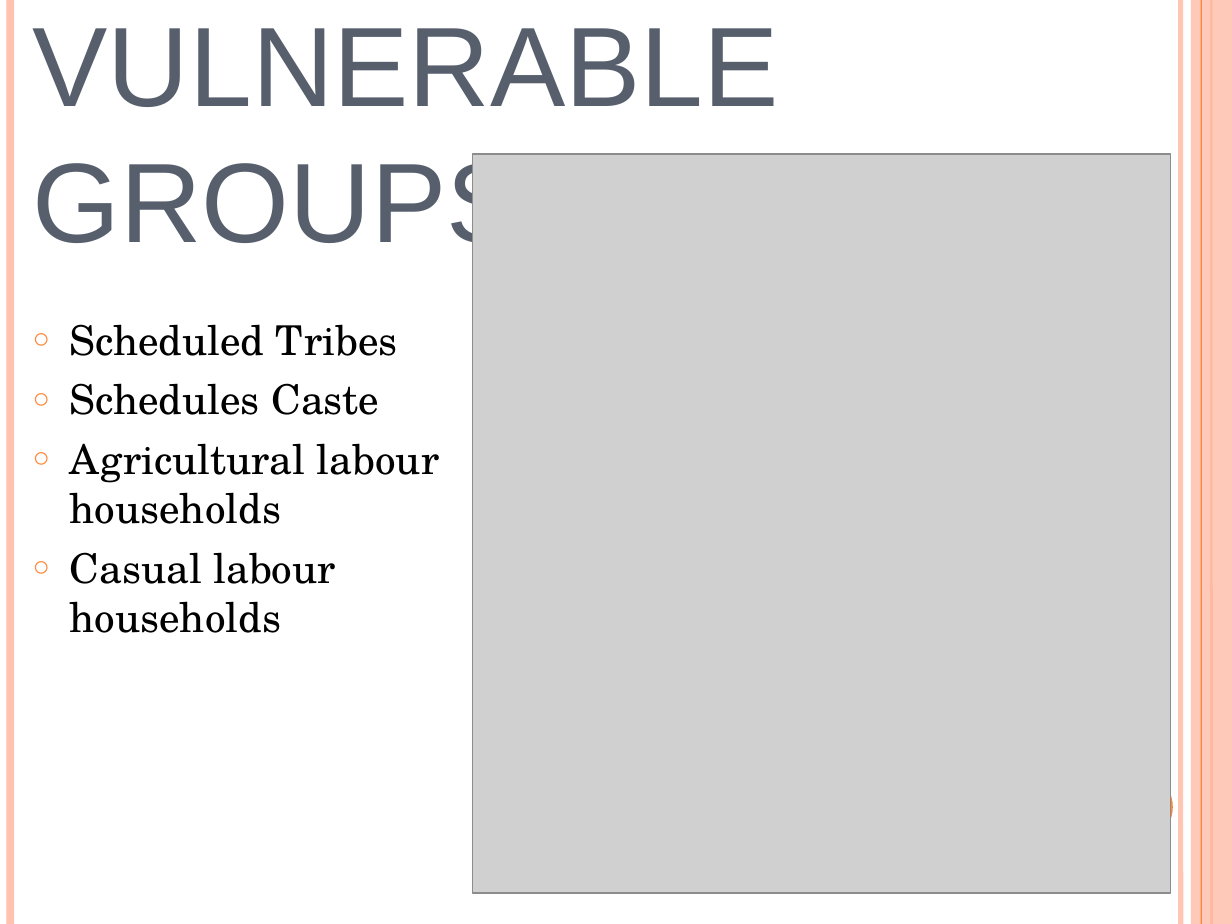
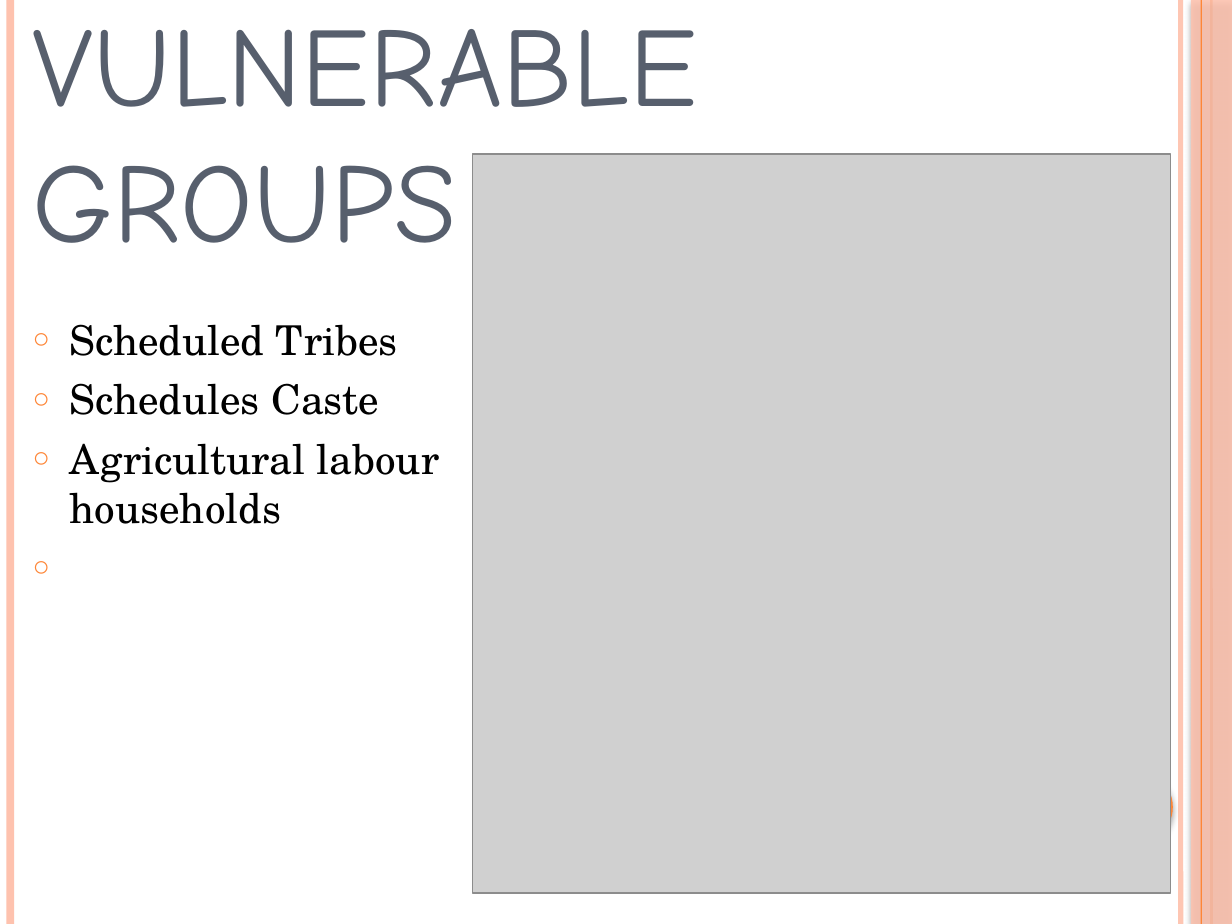
Before and after one commit to ashuche-niya/ashuche-niya.github.io, a slide deck: slide 4 of POVERTY IN INDIA.pptx. Drawn at 1232x924 pixels with LibreOffice and Linux fonts; fonts in the diff are those of the drawing; grey boxes stand for pictures. Boxes give left, top, right and bottom in pixels: in the first picture for what was removed or moved away, otherwise in the second. Text is boxed around its words. In the diff, an @@ line names an element or a change of style, - is before the commit and + after.

```diff
--- a/POVERTY IN INDIA.pptx
+++ b/POVERTY IN INDIA.pptx
@@ text "VULNERABLE GROUPS" at box(33, 29, 698, 243): font Arial to Comic Neue @@
@@ rectangle at box(1191, 0, 1232, 924): shadow on @@
@@ text at box(70, 552, 335, 633): paragraph removed @@
-○ Casual labour households
@@ ellipse at box(1099, 770, 1173, 844): shadow on @@
```
Also in this commit, not shown: 8 other slides changed.
